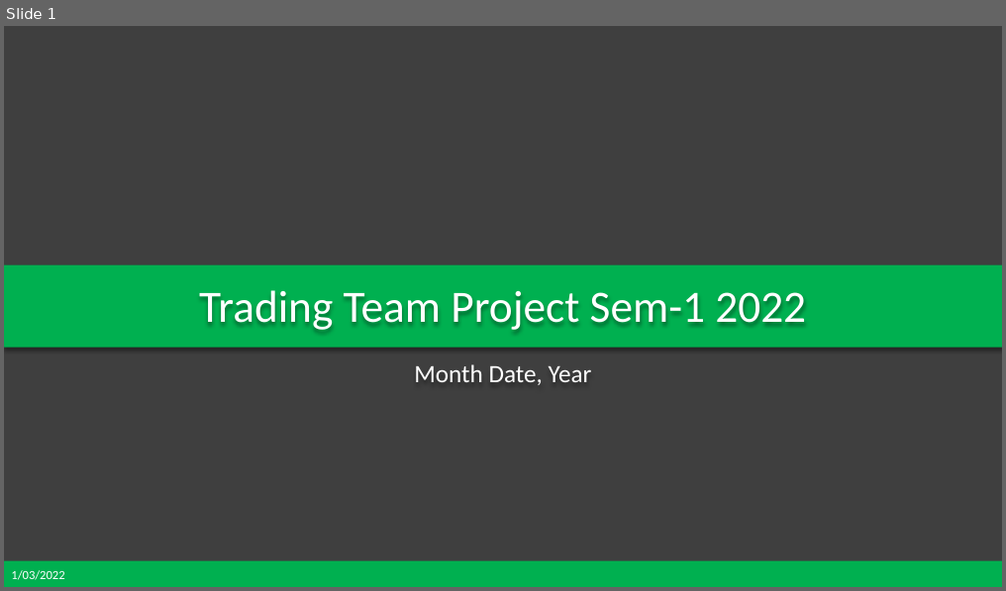
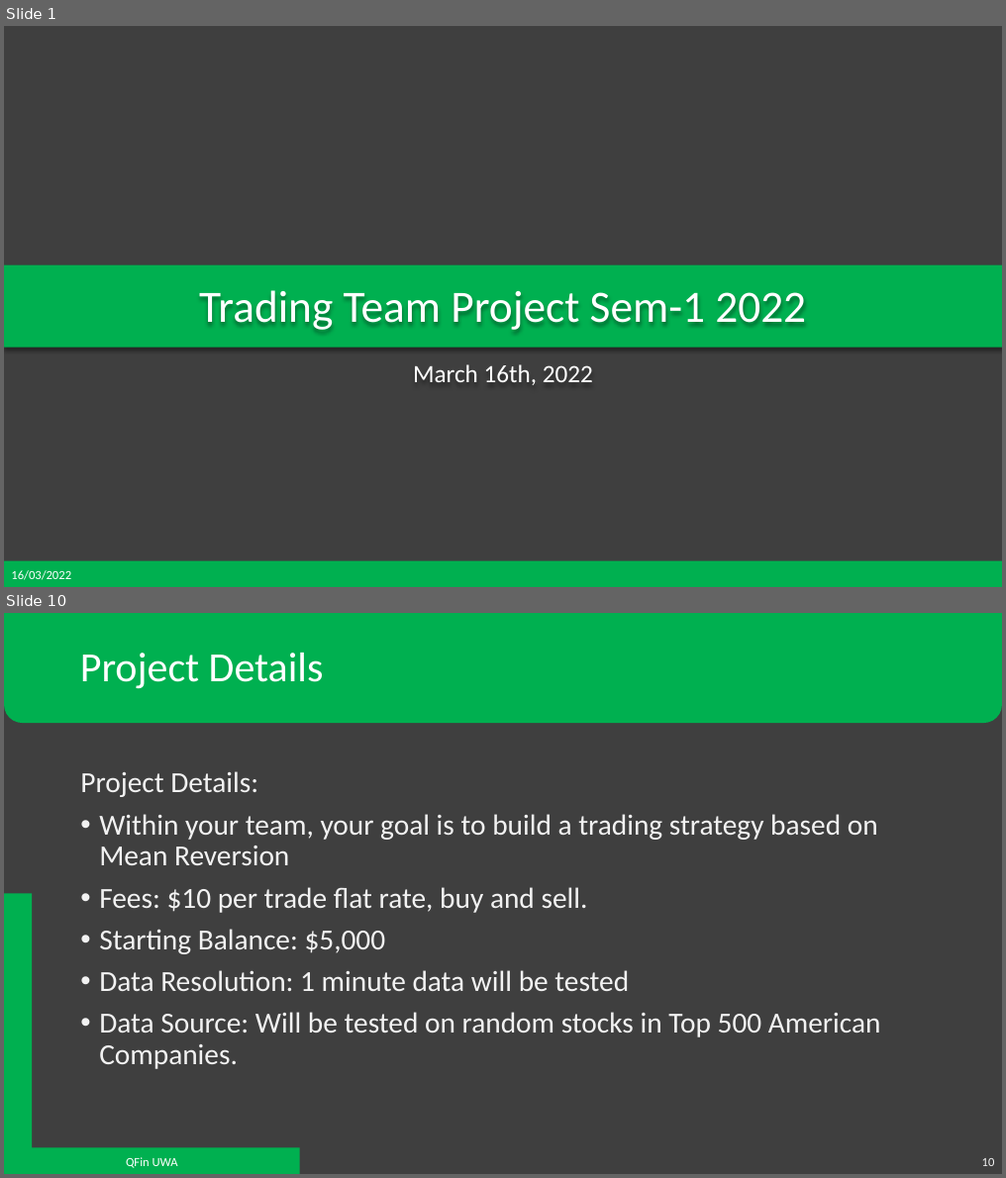
Before and after one commit to QFinUWA/Mean-Reversion-Trading-Team-Project-Semester-1-2022, a slide deck: Mean Reversion - Project Semester 1 2022.pptx. Shown one above the other, each under a label of ours: slide 1 before the commit, slides 1 and 10 after it; the slides between them are not shown. The pictures are 1006x591 and 1006x1178 pixels, drawn with LibreOffice and Linux fonts; fonts in the diff are those of the drawing; background and template pictures are left out. Boxes give left, top, right and bottom in pixels: in the first picture for what was removed or moved away, otherwise in the second. Text is boxed around its words. In the diff, an @@ line names an element or a change of style, - is before the commit and + after.

```diff
--- a/Mean Reversion - Project Semester 1 2022.pptx
+++ b/Mean Reversion - Project Semester 1 2022.pptx
@@ slide 10 added at <box>4,613,1002,1174</box>, background #3F3F3F @@
@@ round same rect added at <box>4,613,1002,723</box>, fill #00B050 @@
@@ title added at <box>80,653,324,689</box>, 40 pt, text #FFFFFF @@
+Project Details
@@ text added at <box>80,771,881,1069</box>, 28 pt, text #F2F2F2 @@
+Project Details:
+• Within your team, your goal is to build a trading strategy based on Mean Reversion
+• Fees: $10 per trade flat rate, buy and sell.
+• Starting Balance: $5,000
+• Data Resolution: 1 minute data will be tested
+• Data Source: Will be tested on random stocks in Top 500 American Companies.
@@ corner added at <box>4,894,300,1174</box>, fill #00B050 @@
@@ text added at <box>126,1157,178,1168</box>, 12 pt, text #FFFFFF @@
+QFin UWA
@@ page number added at <box>982,1158,995,1166</box>, 12 pt, text #F2F2F2 @@
+10
@@ slide 1 changed as well @@
@@ subtitle at <box>413,365,593,385</box>: text changed @@
-Month Date, Year
+March 16th, 2022
@@ text at <box>11,570,71,580</box>: text changed @@
-1/03/2022
+16/03/2022
```
Also in this commit, not shown: 3 other slides changed, 6 other slides added, 2 slides removed.
